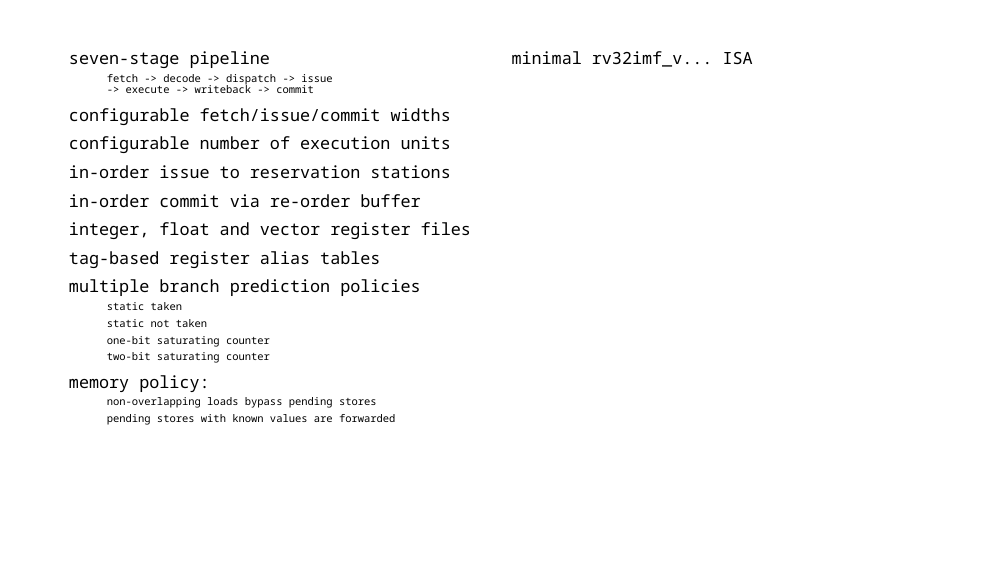
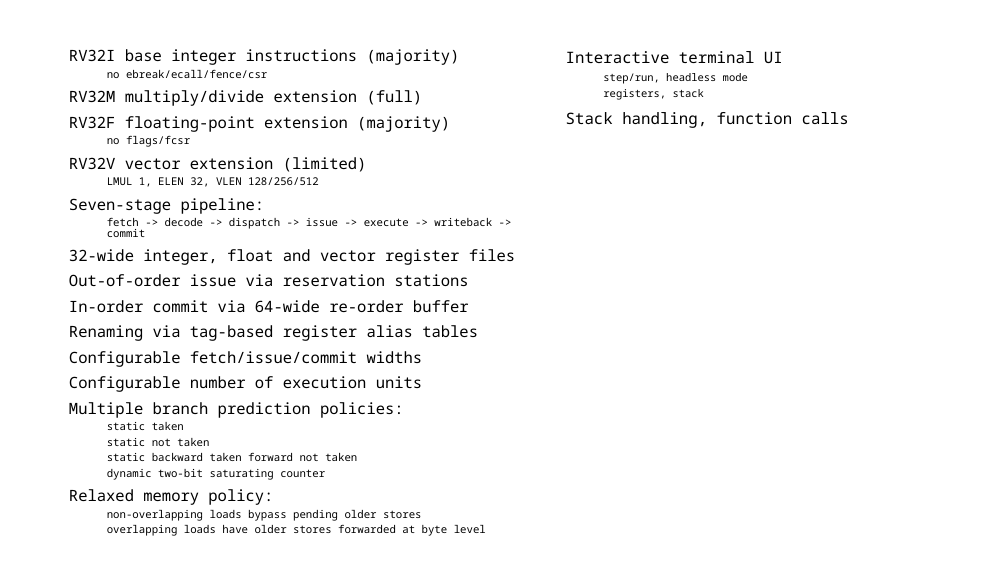
Before and after one commit to finnjcooper/COMS30046, a slide deck: slide 3 of docs/final presentation.pptx. Drawn at 1008x567 pixels with LibreOffice and Linux fonts; fonts in the diff are those of the drawing. Boxes give left, top, right and bottom in pixels: in the first picture for what was removed or moved away, otherwise in the second. Text is boxed around its words. In the diff, an @@ line names an element or a change of style, - is before the commit and + after.

```diff
--- a/docs/final presentation.pptx
+++ b/docs/final presentation.pptx
@@ text at (69,49,460,214): text changed; size 16 to 14.8 pt @@
-seven-stage pipeline
+RV32I base integer instructions (majority)
+  no ebreak/ecall/fence/csr
+RV32M multiply/divide extension (full)
+RV32F floating-point extension (majority)
+  no flags/fcsr
+RV32V vector extension (limited)
+  LMUL 1, ELEN 32, VLEN 128/256/512
+Seven-stage pipeline:
@@ text removed at (512,51,753,67) @@
-minimal rv32imf_v... ISA
@@ text added at (566,51,849,128), 15 pt, text #000000 @@
+Interactive terminal UI
+  step/run, headless mode
+  registers, stack
+Stack handling, function calls
@@ text at (107,217,492,446): size 10 to 10.2 pt in "fetch -> decode -> dispatch -> issue ...", "static taken", "static not taken"; line spacing 0.9 to 0.8 @@
@@ text at (69,249,516,418): text changed; size 16 to 14.8 pt @@
-configurable fetch/issue/commit widths
-configurable number of execution units
-in-order issue to reservation stations
-in-order commit via re-order buffer
-integer, float and vector register files
-tag-based register alias tables
-multiple branch prediction policies
+32-wide integer, float and vector register files
+Out-of-order issue via reservation stations
+In-order commit via 64-wide re-order buffer
+Renaming via tag-based register alias tables
+Configurable fetch/issue/commit widths
+Configurable number of execution units
+Multiple branch prediction policies:
@@ text at (69,452,486,536): text changed; size 10 to 10.2 pt @@
-  one-bit saturating counter
-  two-bit saturating counter
-memory policy:
-  non-overlapping loads bypass pending stores
-  pending stores with known values are forwarded
+  static backward taken forward not taken
+  dynamic two-bit saturating counter
+Relaxed memory policy:
+  non-overlapping loads bypass pending older stores
+  overlapping loads have older stores forwarded at byte level
```
Also in this commit, not shown: 56 other files.
